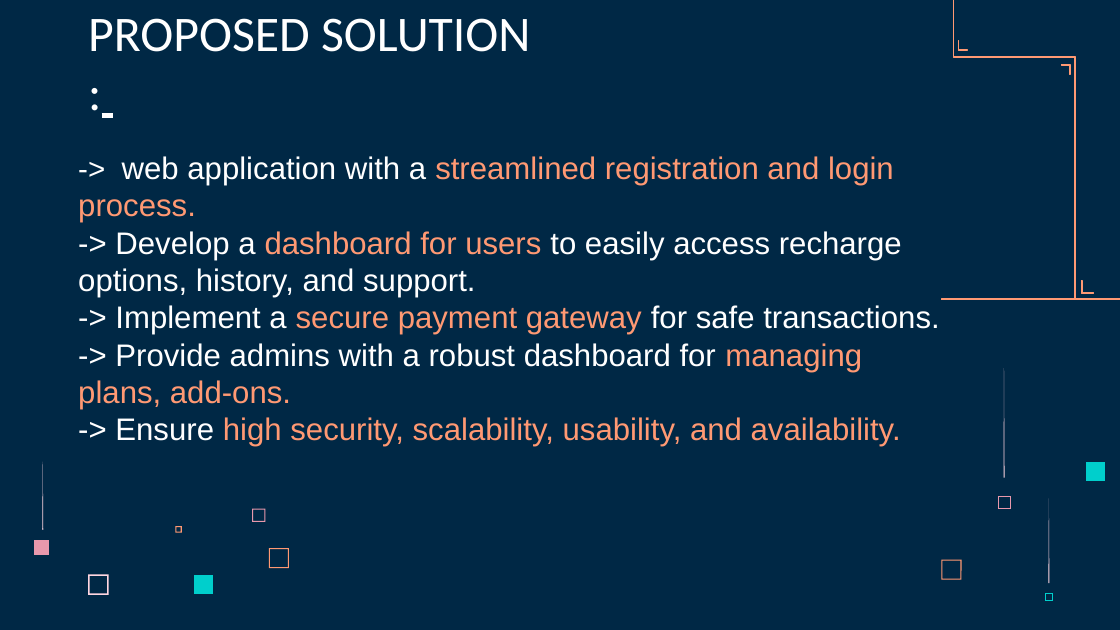
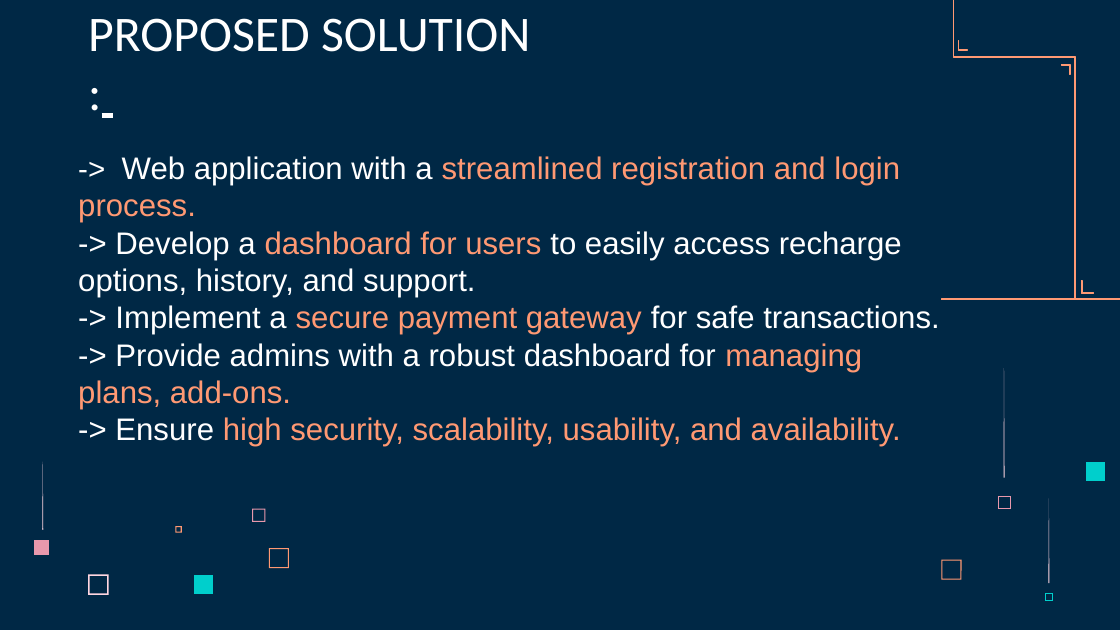
Before and after one commit to Saisidharthan/Mario, a slide deck: slide 3 of Mario.pptx. Drawn at 1120x630 pixels with LibreOffice and Linux fonts; fonts in the diff are those of the drawing. Boxes give left, top, right and bottom in pixels: in the first picture for what was removed or moved away, otherwise in the second. Text is boxed around its words. In the diff, an @@ line names an element or a change of style, - is before the commit and + after.

```diff
--- a/Mario.pptx
+++ b/Mario.pptx
@@ text at bbox=[78, 156, 900, 223]: text changed @@
--> web application with a streamlined registration and login process.
+-> Web application with a streamlined registration and login process.
```
Also in this commit, not shown: 8 other files.
